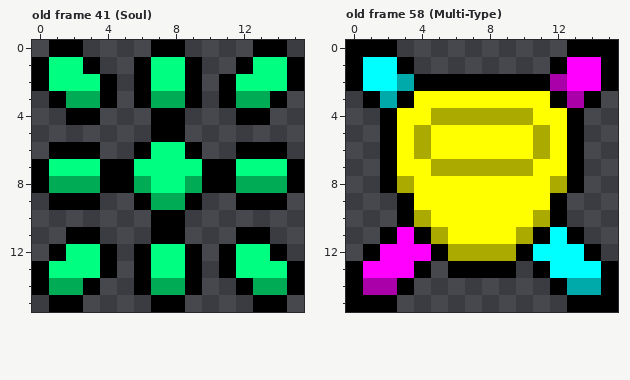
Two versions of one pixel-art file, ase/PU.ase. Above is the file before it was changed.
16x16 pixels, 63 frames. Shown: old frame 41 (Soul), old frame 58 (Multi-Type). The commit also changed other frames, which this record leaves out.
New version:
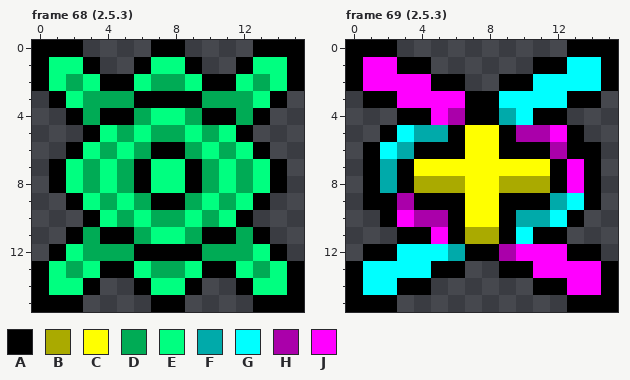
Palette (. is transparent): A #000000  B #aaaa00  C #ffff00  D #00ab55  E #00ff80  F #00aaaa  G #00ffff  H #aa00aa  J #ff00ff
A new or re-ordered frame is compared with the old frame closest to it.
The exact change:
frames 63 -> 69
Changed rows in their new state; - is an unchanged pixel.
Frame 68 (2.5.3) is new; against old frame 41 (Soul), layer "PU":
first column x 0:
 0 A--------------A
 2 --D--AEDDEA--D--
 3 --E-DD-AA-DD-E--
 4 ---DAADEEDAAD---
 5 ---AEDEDDEDEA---
 6 -.-EDEDAADEDE-.-
 7 .A-DEDA--ADED-A.
 8 .AE-EDA--ADE-EA.
 9 -.-EDEDAADEDE-.-
10 ---AEDEDDEDEA---
11 ---DAADEEDAAD---
12 ---DDD-AA-DDD---
13 --D--AEDDEA--D--
14 -EE----EE----EE-
15 A--------------A
Frame 69 (2.5.3) is new; against old frame 58 (Multi-Type), layer "PU":
first column x 1:
 1 JJ-A------A-GG
 2 JJJJ--..--GGGG
 3 -AJJJJAAGGGGA-
 4 -.AAJHAAFGAA.-
 5 --GFFA--AHHJ--
 6 AGFAAA--AAAH-A
 7 AFA-CCCCCC-AJA
 8 AFABBB--BBBAJA
 9 AAHAAA--AAAFGA
10 -AJHHA--AFFGA-
11 -.A-JABBAG-A.-
12 -AGGGFAAHJJJA-
13 GGGGA-..-AJJJJ
14 GG-A------A-JJ
